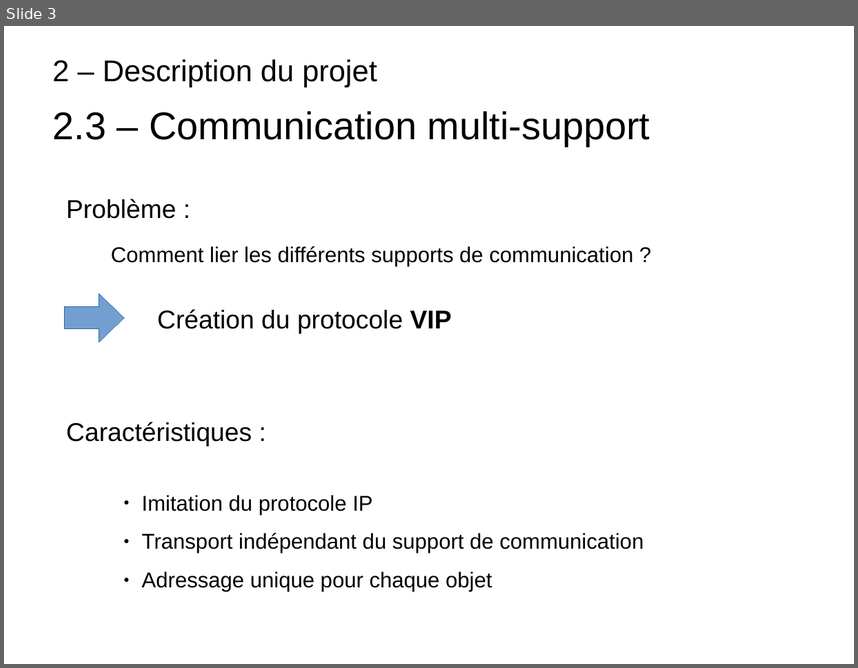
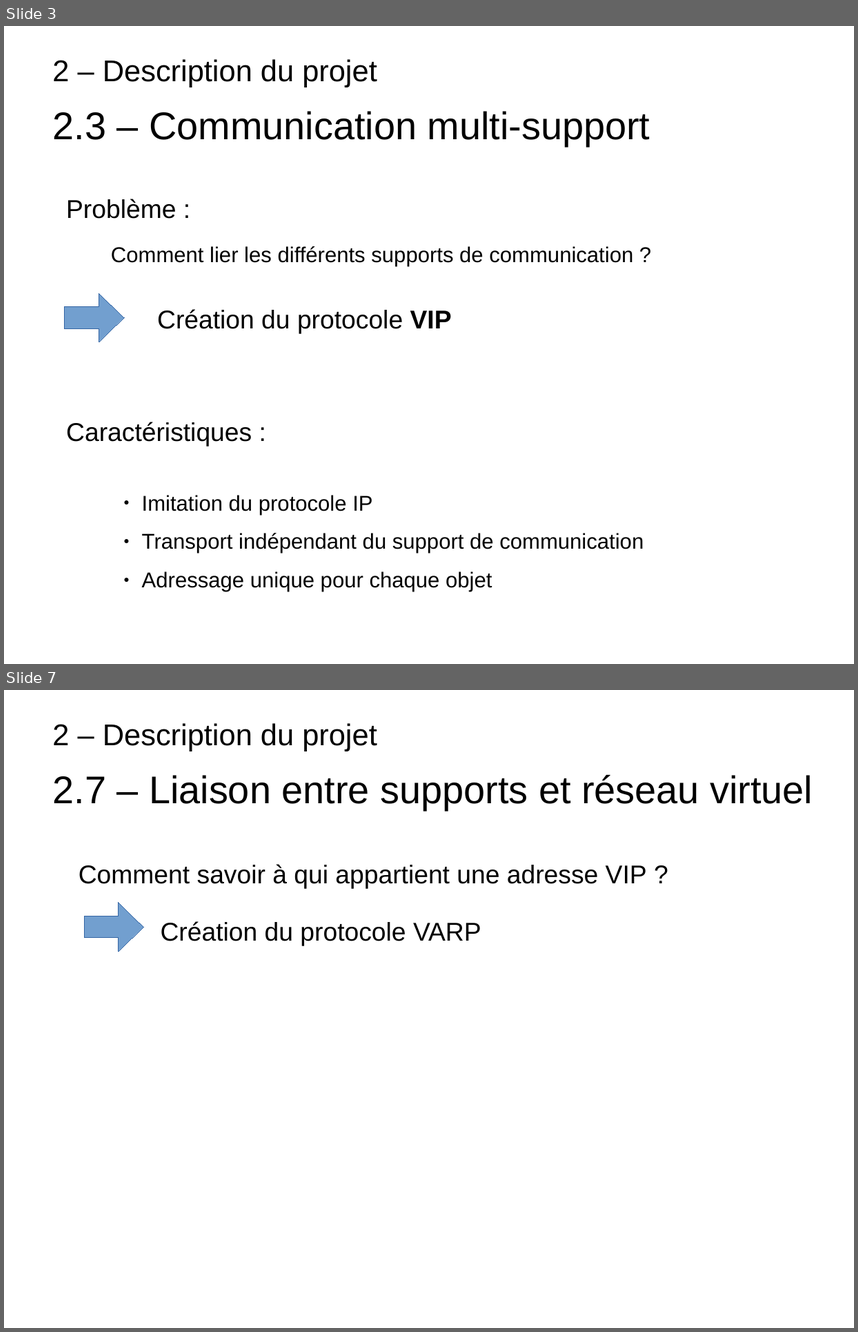
Before and after one commit to CyrillePierre/smartdevcom, a slide deck: doc/soutenance/part2.odp. Shown one above the other, each under a label of ours: slide 3 before the commit, slides 3 and 7 after it; the slides between them are not shown. The pictures are 858x668 and 858x1332 pixels, drawn with LibreOffice and Linux fonts; fonts in the diff are those of the drawing. Boxes give left, top, right and bottom in pixels: in the first picture for what was removed or moved away, otherwise in the second. Text is boxed around its words. In the diff, an @@ line names an element or a change of style, - is before the commit and + after.

```diff
--- a/doc/soutenance/part2.odp
+++ b/doc/soutenance/part2.odp
@@ slide 7 added at bbox=[4, 690, 854, 1328], background #FFFFFF @@
@@ title added at bbox=[52, 723, 377, 751], 28 pt, text #000000 @@
+2 – Description du projet
@@ title added at bbox=[52, 775, 813, 810], 36 pt, text #000000 @@
+2.7 – Liaison entre supports et réseau virtuel
@@ text added at bbox=[79, 864, 647, 889], 24 pt, text #000000 @@
+Comment savoir à qui appartient une adresse VIP ?
@@ right arrow added at bbox=[84, 903, 143, 952], fill #729FCF, outline #3465A4 0 pt @@
@@ text added at bbox=[161, 921, 481, 946], 24 pt, text #000000 @@
+Création du protocole VARP
```
Also in this commit, not shown: 2 slides changed, 1 other slide added, 1 slide removed.
